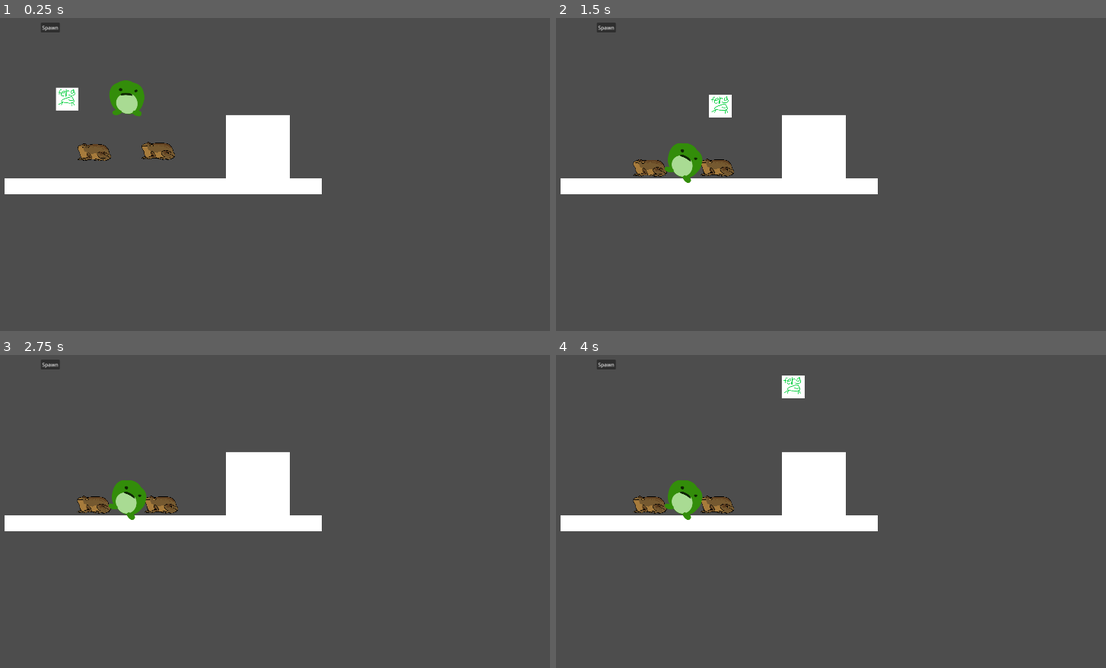
Above: before the commit, frames 1-4 (two rows, left to right).
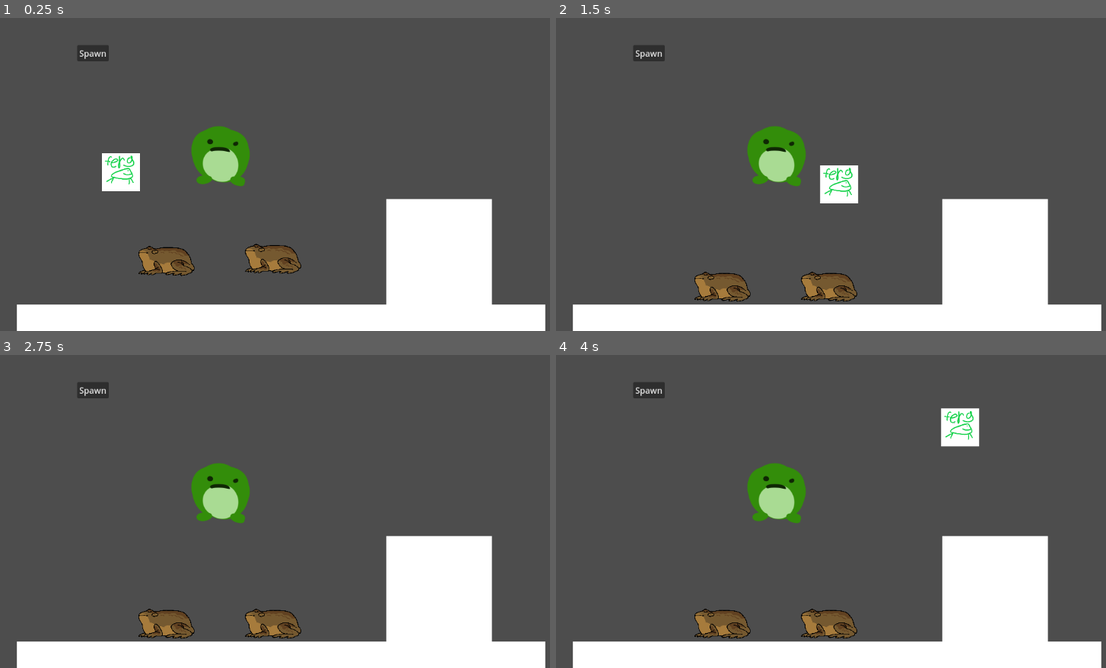
Above: after the commit, the same moments.

Repository: NotTom31/FroggeeToadems
Game: Godot game, scene res://Scenes/Levels/Test/tom-gameplay-test.tscn
The game is run twice, just before and just after one commit, with the same random seed, the same clock (stepped at 60 frames per second) and the same inputs. This scene is started directly instead of the project's main scene.
Inputs (mouse positions are in pixels of both pictures, inside the frame that each line leads up to):
- Up to frame 1 (0.25 s): no input
- Up to frame 2 (1.5 s): move the mouse to (715, 168) at 0.52 s; hold Right (ui_right) 0.53-1.28 s; click (715, 168) at 0.67 s; move the mouse to (649, 168) at 1.27 s; hold Down (ui_down) from 1.28 s (still down); click (649, 168) at 1.42 s
- Up to frame 3 (2.75 s): move the mouse to (258, 505) at 2.02 s; release Down (ui_down) at 2.03 s; hold Right (ui_right) from 2.03 s (still down); click (258, 505) at 2.17 s
- Up to frame 4 (4 s): move the mouse to (814, 564) at 2.77 s; release Right (ui_right) at 2.78 s; hold Up (ui_up) 2.78-3.53 s; click (814, 564) at 2.92 s; move the mouse to (1029, 549) at 3.52 s; hold Left (ui_left) from 3.53 s (still down); click (1029, 549) at 3.67 s

The runs differ from the first frame. In frame 1, 25% of the frame differs, in the area x 0-100%, y 1-100%; in frame 2, 24%; in frame 3, 24%; in frame 4, 25%.

Commit message:
basic stacking working

Diff:
--- /dev/null
+++ b/Code/EvanTestCode/LevelManager.gd
@@ -0,0 +1,29 @@
+class_name LevelManager extends Node2D
+
+@export var frog_slots : Array[FrogSlot] = []
+
+func _ready() -> void:
+	pass
+
+func add_frog_slot(slot : FrogSlot) -> void:
+	frog_slots.append(slot)
+
+func remove_frog_slot(slot : FrogSlot) -> void:
+	frog_slots.erase(slot)
+
+func closest_open_frog_slot(pos : Vector2) -> FrogSlot:
+	var distance = 1000
+	var result : FrogSlot = null
+	for fs in frog_slots:
+		if (not fs.is_open()):
+			continue
+		var temp_dist = pos.distance_to(fs.global_position)
+		if (temp_dist < distance):
+			distance = temp_dist
+			result = fs
+	return result
+
+func _on_frog_deselected(frog: BasicFrog, pos: Vector2) -> void:
+	var slot = closest_open_frog_slot(pos)
+	frog.assign_to_slot(slot)
+	frog.snap_to_slot(slot)
--- /dev/null
+++ b/Code/EvanTestCode/basic_frog.gd
@@ -0,0 +1,66 @@
+class_name BasicFrog extends Area2D
+
+var selected = false
+var mouse_velocity = Vector2()  # To track mouse movement velocity
+var max_velocity = 900  # Cap how fast we can throw the frogs
+var max_rotation_angle = deg_to_rad(40)
+var rotation_speed = 3  # How fast the rotation should change
+
+var original_mask: int
+
+var slot_beneath : FrogSlot = null
+
+var on_lillypad := false:
+	set(value):
+		on_lillypad = value
+		$SlotOnHead.on_lillypad = value
+		$SlotOnHead.active = value
+
+signal frog_deselected(frog : BasicFrog, pos : Vector2)
+
+func _ready() -> void:
+	pass
+
+func _process(delta: float) -> void:
+	if selected:
+		follow_mouse(delta)
+
+func follow_mouse(delta: float) -> void:
+	# Calculate the velocity of the mouse
+	var mouse_position = get_global_mouse_position()
+	mouse_velocity = (mouse_position - position) / delta  # Calculate velocity
+	position = mouse_position
+	apply_rotation_based_on_velocity(delta)
+
+func apply_rotation_based_on_velocity(delta: float) -> void:
+	var horizontal_speed = mouse_velocity.x
+
+	var target_rotation_angle = clamp(horizontal_speed / max_velocity * max_rotation_angle, -max_rotation_angle, max_rotation_angle)
+
+	#interpolate current rotation to target rotation
+	$Sprite2D.rotation = lerp($Sprite2D.rotation, target_rotation_angle, rotation_speed * delta)
+
+func _on_area_2d_input_event(_viewport: Node, event: InputEvent, _shape_idx: int) -> void:
+	if event is InputEventMouseButton and event.button_index == MOUSE_BUTTON_LEFT and event.pressed:
+		if not selected:
+			selected = true
+			assign_to_slot(null)
+		else:
+			selected = false
+			frog_deselected.emit(self, position)
+
+func assign_to_slot(new_slot: FrogSlot) -> void:
+	if (slot_beneath != null):
+		slot_beneath.inhabitant = null
+	slot_beneath = new_slot
+	if (slot_beneath != null):
+		slot_beneath.inhabitant = self
+		print(slot_beneath.on_lillypad)
+		on_lillypad = slot_beneath.on_lillypad
+	else:
+		on_lillypad = false
+
+
+func snap_to_slot(slot: FrogSlot) -> void:
+	position = slot.global_position - $FrogBase.position
+	$Sprite2D.rotation = 0
--- /dev/null
+++ b/Code/EvanTestCode/frog_slot.gd
@@ -0,0 +1,22 @@
+class_name FrogSlot extends Node2D
+
+# this is a spot where a frog can be placed
+
+var inhabitant : BasicFrog = null
+@export var active : bool
+@export var on_lillypad : bool :
+	set(value):
+		on_lillypad = value
+		if inhabitant != null:
+			inhabitant.on_lillypad = value
+
+# Called when the node enters the scene tree for the first time.
+func _ready() -> void:
+	pass
+
+# Called every frame. 'delta' is the elapsed time since the previous frame.
+func _process(delta: float) -> void:
+	pass
+
+func is_open() -> bool:
+	return inhabitant == null and active
--- a/Scenes/Frogs/basic_frog.tscn
+++ b/Scenes/Frogs/basic_frog.tscn
@@ -1,11 +1,14 @@
-[gd_scene load_steps=3 format=3 uid="uid://q2eyupn7k7l2"]
+[gd_scene load_steps=5 format=3 uid="uid://q2eyupn7k7l2"]
 
 [ext_resource type="Texture2D" uid="uid://df5i4xwicrvb8" path="res://Assets/Visuals/Sprites/Placeholder_Sprites.png" id="1_lw4qu"]
+[ext_resource type="Script" path="res://Code/EvanTestCode/basic_frog.gd" id="1_rxiyf"]
+[ext_resource type="PackedScene" uid="uid://cllbpv27v30g8" path="res://Scenes/Frogs/frog_slot.tscn" id="3_xwux3"]
 
 [sub_resource type="CircleShape2D" id="CircleShape2D_uadom"]
 radius = 53.0024
 
-[node name="BasicFrog" type="RigidBody2D"]
+[node name="BasicFrog" type="Area2D"]
+script = ExtResource("1_rxiyf")
 
 [node name="Sprite2D" type="Sprite2D" parent="."]
 scale = Vector2(0.5, 0.5)
@@ -17,3 +20,12 @@
 position = Vector2(1, -0.5)
 shape = SubResource("CircleShape2D_uadom")
 one_way_collision_margin = 0.0
+
+[node name="SlotOnHead" parent="." instance=ExtResource("3_xwux3")]
+position = Vector2(0, -50)
+active = false
+
+[node name="FrogBase" type="Node2D" parent="."]
+position = Vector2(0, 48)
+
+[connection signal="input_event" from="." to="." method="_on_area_2d_input_event"]
--- /dev/null
+++ b/Scenes/Frogs/frog_slot.tscn
@@ -0,0 +1,7 @@
+[gd_scene load_steps=2 format=3 uid="uid://cllbpv27v30g8"]
+
+[ext_resource type="Script" path="res://Code/EvanTestCode/frog_slot.gd" id="1_fuctk"]
+
+[node name="FrogSlot" type="Node2D"]
+script = ExtResource("1_fuctk")
+active = true
--- /dev/null
+++ b/Scenes/Levels/Test/evan-gameplay-test.tscn
@@ -0,0 +1,40 @@
+[gd_scene load_steps=4 format=3 uid="uid://cvyqvkbgjt7bg"]
+
+[ext_resource type="Script" path="res://Code/EvanTestCode/LevelManager.gd" id="1_teiuy"]
+[ext_resource type="PackedScene" uid="uid://q2eyupn7k7l2" path="res://Scenes/Frogs/basic_frog.tscn" id="1_tfouu"]
+[ext_resource type="PackedScene" uid="uid://mv06512gy8op" path="res://Scenes/lillypad.tscn" id="2_5w5hf"]
+
+[node name="LevelManager" type="Node2D" node_paths=PackedStringArray("frog_slots")]
+script = ExtResource("1_teiuy")
+frog_slots = [NodePath("Lillypad/FrogSlot"), NodePath("Lillypad2/FrogSlot"), NodePath("Lillypad3/FrogSlot"), NodePath("FrogManager/BasicFrog/SlotOnHead"), NodePath("FrogManager/BasicFrog2/SlotOnHead")]
+
+[node name="Lillypad" parent="." instance=ExtResource("2_5w5hf")]
+position = Vector2(190, 587)
+
+[node name="Lillypad2" parent="." instance=ExtResource("2_5w5hf")]
+position = Vector2(554, 583)
+
+[node name="Lillypad3" parent="." instance=ExtResource("2_5w5hf")]
+position = Vector2(957, 589)
+
+[node name="FrogManager" type="Node2D" parent="."]
+
+[node name="BasicFrog" parent="FrogManager" instance=ExtResource("1_tfouu")]
+position = Vector2(882, 339)
+
+[node name="BasicFrog2" parent="FrogManager" instance=ExtResource("1_tfouu")]
+position = Vector2(289, 293)
+
+[node name="BasicFrog3" parent="FrogManager" instance=ExtResource("1_tfouu")]
+position = Vector2(563, 156)
+
+[connection signal="frog_deselected" from="FrogManager/BasicFrog" to="." method="_on_frog_deselected"]
+[connection signal="frog_deselected" from="FrogManager/BasicFrog2" to="." method="_on_frog_deselected"]
+[connection signal="frog_deselected" from="FrogManager/BasicFrog3" to="." method="_on_frog_deselected"]
+
+[editable path="Lillypad"]
+[editable path="Lillypad2"]
+[editable path="Lillypad3"]
+[editable path="FrogManager/BasicFrog"]
+[editable path="FrogManager/BasicFrog2"]
+[editable path="FrogManager/BasicFrog3"]
--- a/Scenes/lillypad.tscn
+++ b/Scenes/lillypad.tscn
@@ -1,6 +1,7 @@
-[gd_scene load_steps=3 format=3 uid="uid://mv06512gy8op"]
+[gd_scene load_steps=4 format=3 uid="uid://mv06512gy8op"]
 
 [ext_resource type="Texture2D" uid="uid://df5i4xwicrvb8" path="res://Assets/Visuals/Sprites/Placeholder_Sprites.png" id="1_uq10w"]
+[ext_resource type="PackedScene" uid="uid://cllbpv27v30g8" path="res://Scenes/Frogs/frog_slot.tscn" id="2_iavth"]
 
 [sub_resource type="RectangleShape2D" id="RectangleShape2D_r5ecp"]
 size = Vector2(224, 56)
@@ -19,3 +20,7 @@
 [node name="CollisionShape2D" type="CollisionShape2D" parent="."]
 position = Vector2(1, 11)
 shape = SubResource("RectangleShape2D_r5ecp")
+
+[node name="FrogSlot" parent="." instance=ExtResource("2_iavth")]
+position = Vector2(0, -9)
+on_lillypad = true
--- a/project.godot
+++ b/project.godot
@@ -17,8 +17,6 @@
 
 [display]
 
-window/size/viewport_width=1920
-window/size/viewport_height=1080
 window/stretch/mode="viewport"
 
 [dotnet]
Not shown: 1 places in Scenes/Levels/Test/tom-gameplay-test.tscn that only renumber resources
